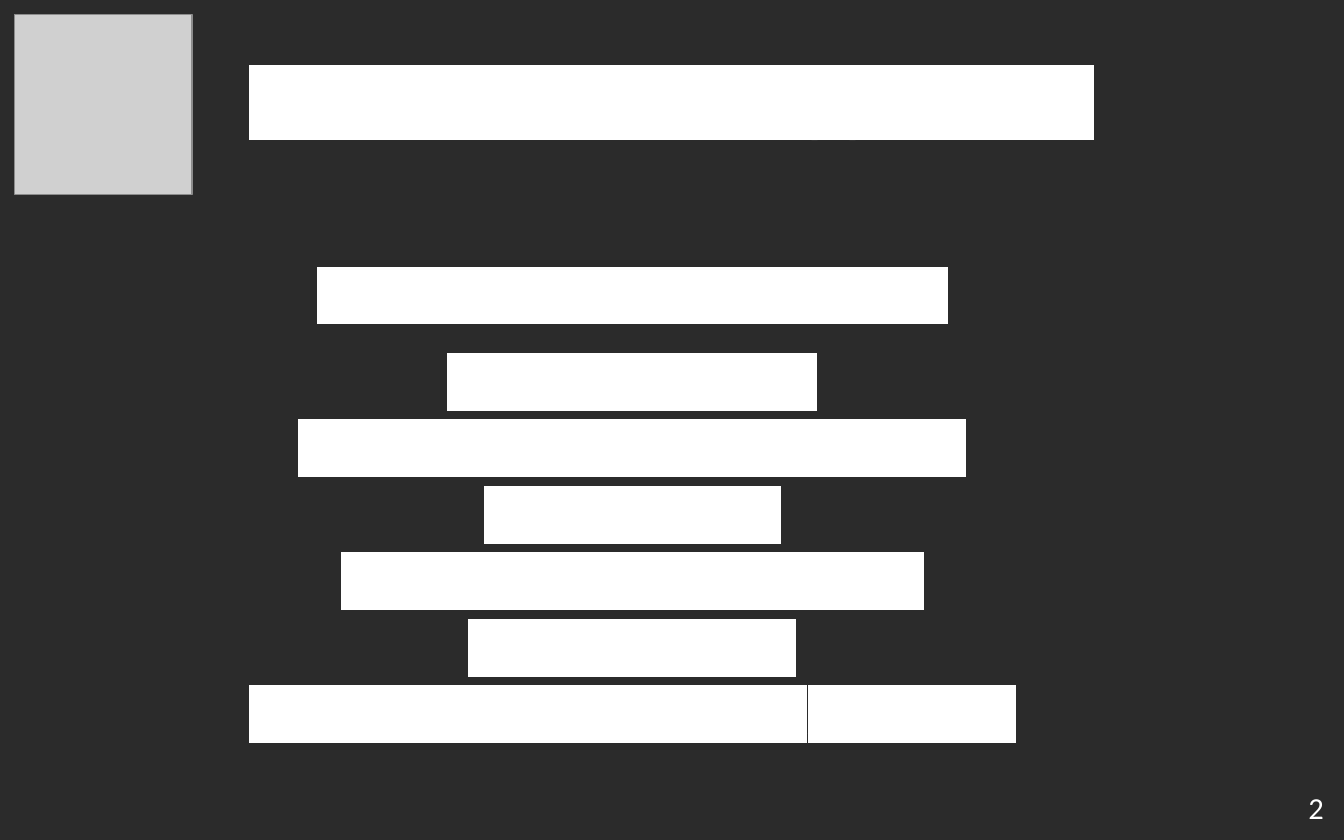
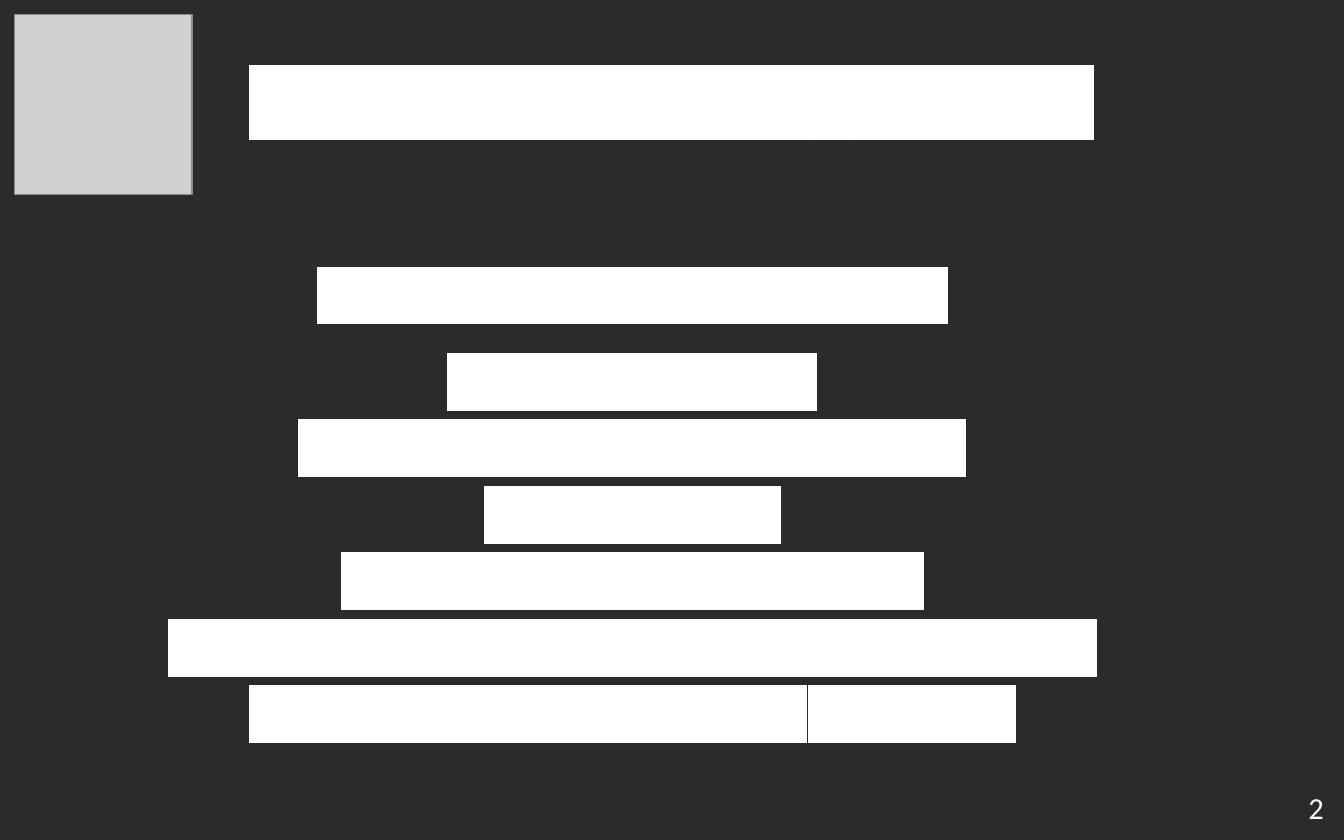
Before and after one commit to edri/EasyGoing, a slide deck: slide 3 of doc/other/presentation_finale/presentation_finale.odp. Drawn at 1344x840 pixels with LibreOffice and Linux fonts; fonts in the diff are those of the drawing; grey boxes stand for pictures; background and template pictures are left out; a plain dark background stands for a picture behind light text. Boxes give left, top, right and bottom in pixels: in the first picture for what was removed or moved away, otherwise in the second. Text is boxed around its words. In the diff, an @@ line names an element or a change of style, - is before the commit and + after.

```diff
--- a/doc/other/presentation_finale/presentation_finale.odp
+++ b/doc/other/presentation_finale/presentation_finale.odp
@@ text "Application de gestion de projets": place and size @@
-text "Application de gestion de projets" at bbox=[249, 267, 1016, 743]
+text "Application de gestion de projets" at bbox=[168, 267, 1097, 743]
@@ text at bbox=[168, 619, 1097, 677]: text changed @@
-  Gestion de droits
+  Gestion de droits : membres, admins et créateur
```
Also in this commit, not shown: 3 other slides changed, 1 other file.
